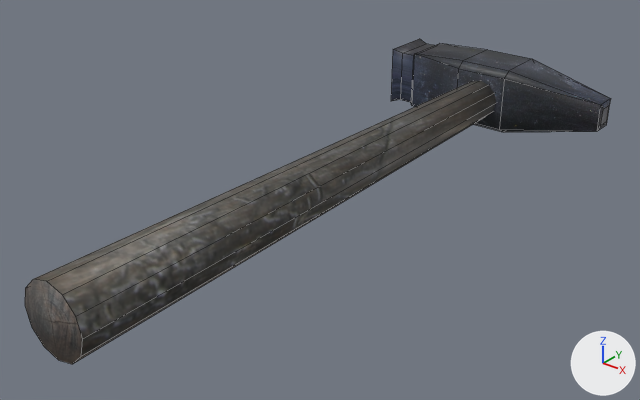
The Blender file models/items/tools/goldsmithing_hammer/goldsmithing_hammer.blend as it was, and as the next commit left it.
The view is the same before and after, from a 50 mm camera at (0.443, -0.598, 0.363) aimed at (-0.012, -0.029, 0.01). Arrows for +X, +Y and +Z are at lower right; the lights stay in place. The picture after the commit comes second. Mesh edges are drawn as thin lines.

The older version as bpy lines, for what is in view:
```python
me_cylinder_001 = bpy.data.meshes.new('Cylinder.001')
me_cylinder_001.from_pydata(...)  # 40 vertices, 42 faces; spans x -0.121..0.129, y 0.203..0.319, z 0.002..0.072
me_cylinder_001.polygons.foreach_set('use_smooth', [True] * 42)
me_cylinder_001.materials.append(mat_hammer_mat)  # picture img_hammer_skin_png
me_cylinder_004 = bpy.data.meshes.new('Cylinder.004')
me_cylinder_004.from_pydata(...)  # a 12-sided cut cone along y (radius 0.031 at the low end, 0.019 at the high end) spanning x -0.03..0.031, y -0.325..0.325, z 0.006..0.068
me_cylinder_004.polygons.foreach_set('use_smooth', [True] * 14)
me_cylinder_004.materials.append(mat_hammer_mat)  # picture img_hammer_skin_png
ob_handle = bpy.data.objects.new('Handle', me_cylinder_004)
ob_handle.location = (0.0, 0.0, 0.0)
ob_head = bpy.data.objects.new('Head', me_cylinder_001)
ob_head.location = (0.0, 0.1098, 0.0)
ob_head.scale = (1.0, 0.618, 1.0)
```
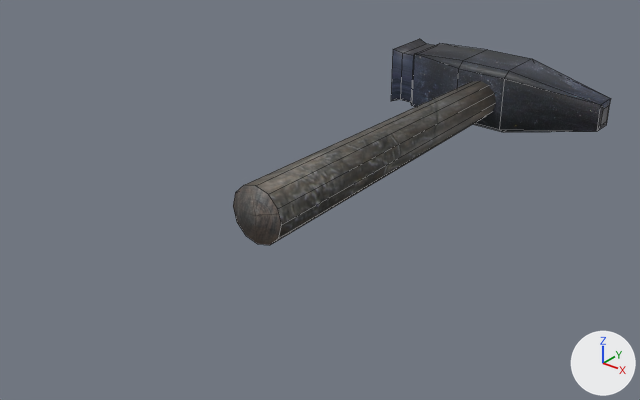
The newer file is also turned or shifted as a whole; pictures and numbers use the older file's frame.

Boxes (x1, y1, x2, y2) around the edits, measured in the pictures (640 x 400 px):
'Handle', reshaped (44% narrower, 42% shorter)
    before: (25, 81, 496, 364)
    after: (233, 81, 496, 245)

What changed in the scene script:
```text
Change me_cylinder_004:
    used by ob_handle; location = (0.0, 0.0, 0.0)
    remove me_cylinder_004.from_pydata(...)  # 24 vertices, 14 faces; spans x -0.03..0.031, y -0.325..0.325, z 0.006..0.068
    add me_cylinder_004.from_pydata(...)  # 24 vertices, 14 faces; spans x -0.026..0.027, y -0.127..0.325, z 0.01..0.063
    me_cylinder_004 part 1: all 12 vertices in x -0.03..0.031, y -0.325, z 0.006..0.068 are scaled about their middle by 0.863, then moved by (0.0, 0.198, 0.0)
```
